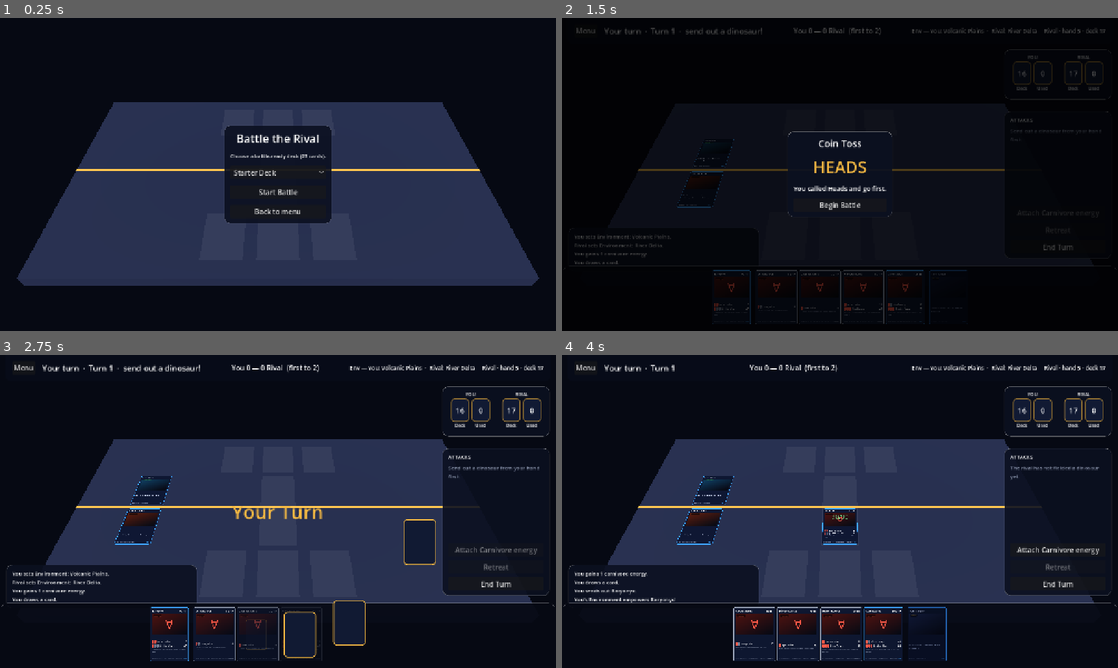
Above: before the commit, frames 1-4 (two rows, left to right).
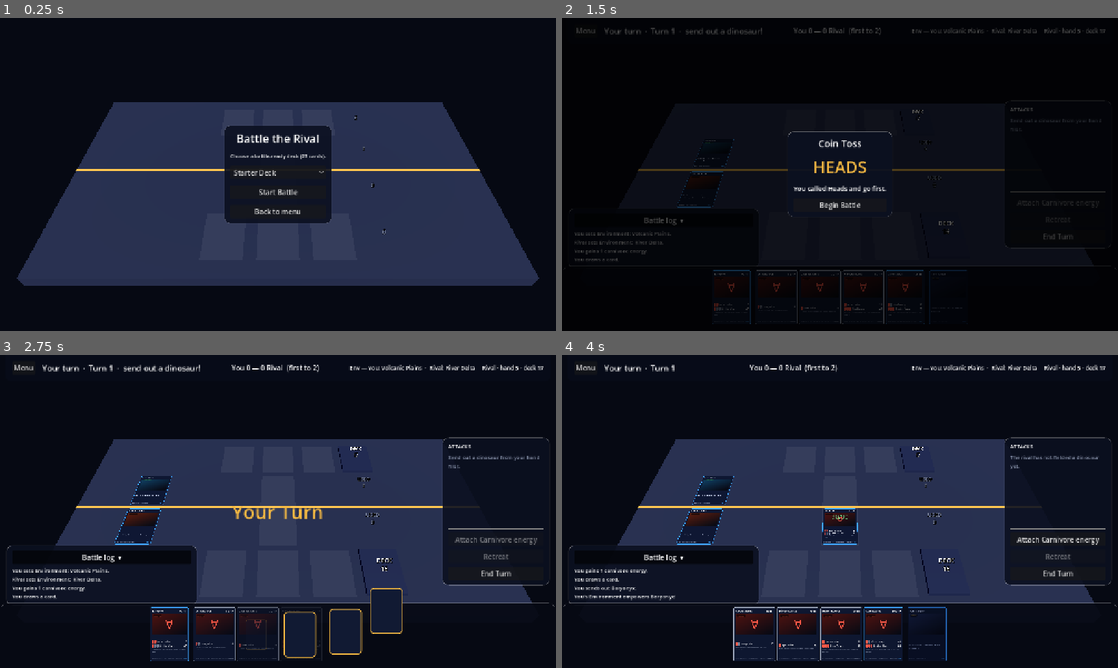
Above: after the commit, the same moments.

Repository: mjneverdie23-cell/tcg-game
Game: Godot game, scene res://scenes/battle/battle.tscn
The game is run twice, just before and just after one commit, with the same random seed, the same clock (stepped at 60 frames per second) and the same inputs. This scene is started directly instead of the project's main scene.
Inputs (mouse positions are in pixels of both pictures, inside the frame that each line leads up to):
- Up to frame 1 (0.25 s): no input
- Up to frame 2 (1.5 s): click "Start Battle" at 0.5 s; click (662, 221) at 1.25 s, where only the run after the commit has a clickable "Battle log ▾"
- Up to frame 3 (2.75 s): click "Begin Battle" at 2 s
- Up to frame 4 (4 s): click "End Turn" at 2.75 s; click (728, 633) at 3.52 s

The runs differ from the first frame. In frame 1, less than 0.1% of the frame differs, in the area x 63-70%, y 31-70%; in frame 2, 1.2%; in frame 3, 7.6%, in the area x 1-99%, y 10-96%; in frame 4, 5.4%.

Commit message:
Put the piles on the table, clear stuck damage, make the log collapsible
Deck and used piles move out of the HUD corner and onto the battlefield, one
pair per side: a slab that grows with the cards in it and a floating count,
standing to the right of each player's rows. Clicking your own used pile
opens every card you have spent this battle; the rival's pile is not
pickable, since its contents are not yours to read.

Their position was solved rather than eyeballed. Projecting the pile bounds
against the action panel and hand dock in a running battle, x = 2.40 is the
furthest right they fit while still clearing the panel at 4:3, where the
narrower horizontal FOV throws the table's edges outward — 2.55 and beyond
slide the player's deck underneath it. Verified clear at 1280x720 and
1280x960, with 23-30 px between the bench and the deck.

Damage numbers no longer stick to the table after a knockout. show_damage()
re-parents the number so it outlives the card, but built its tween on the
card — and a card-bound tween dies with the card, so the fade-and-free never
ran and the last hit's number stayed on screen for the rest of the match.
The tween now belongs to the number itself.

The battle log gains a header button that rolls it up and down; the panel is
anchored to the bottom, so only its top edge moves and the button stays put.

Co-Authored-By: Claude Opus 5 <noreply@anthropic.com>
Claude-Session: https://claude.ai/code/session_017Hf6pSpxwJY3Yv9KAXDSxV

Diff:
--- a/godot/scenes/battle/battle.gd
+++ b/godot/scenes/battle/battle.gd
@@ -22,6 +22,17 @@
 ## Ghosts drawn for a single multi-card rival draw; more than this reads as
 ## noise rather than information.
 const MAX_DRAW_GHOSTS := 3
+## Where the deck and used piles stand. Solved against the projected pile
+## bounds rather than eyeballed: it is the furthest right they can sit while
+## still clearing the action panel at 4:3, where the narrower horizontal FOV
+## throws the table's edges outward. Also clears the widest bench slot.
+const PILE_X := 2.40
+## Thumbnail scale in the used-cards viewer.
+const USED_CARD_SCALE := 0.34
+## LogPanel offset_top when the log is open and when it is rolled up. The
+## panel is anchored to the bottom, so only its top edge moves.
+const LOG_OPEN_TOP := -282.0
+const LOG_SHUT_TOP := -215.0
 
 var _engine: BattleEngine = null
 var _ai := BattleAI.new()
@@ -46,6 +57,8 @@
 var _env_nodes: Array = [null, null]  # per-player environment Card3D
 ## Deck sizes at the previous refresh, per side — a shrink means a draw.
 var _previous_deck_sizes := PackedInt32Array([0, 0])
+## "deck0" / "used0" / "deck1" / "used1" -> CardPile3D on the table.
+var _pile_nodes: Dictionary = {}
 @onready var _board: Node3D = $Board
 @onready var _camera: Camera3D = $Camera3D
 
@@ -56,6 +69,7 @@
 	get_viewport().physics_object_picking = true
 	_base_fov = $Camera3D.fov
 	_build_slot_markers()
+	_build_piles()
 	%BackButton.pressed.connect(SceneRouter.back)
 	%SetupBackButton.pressed.connect(SceneRouter.back)
 	%StartButton.pressed.connect(_on_start_pressed)
@@ -65,6 +79,9 @@
 	%TargetCancel.pressed.connect(func() -> void: %TargetPopup.visible = false)
 	%CoinButton.pressed.connect(_on_coin_dismissed)
 	%ReturnButton.pressed.connect(SceneRouter.back)
+	%LogToggle.toggled.connect(_on_log_toggled)
+	%UsedClose.pressed.connect(func() -> void: %UsedPanel.visible = false)
+	_on_log_toggled(true)
 	_populate_deck_choices()
 
 
@@ -139,6 +156,21 @@
 	_log_lines.append(text)
 	if _log_lines.size() > 40:
 		_log_lines.remove_at(0)
+
+
+## Rolls the battle log up into its own header. The panel is anchored to the
+## bottom of the screen, so collapsing it means moving its top edge down —
+## the header button stays put and stays clickable either way.
+func _on_log_toggled(open: bool) -> void:
+	%LogLabel.visible = open
+	%LogToggle.text = "Battle log  ▾" if open else "Battle log  ▸"
+	var top := LOG_OPEN_TOP if open else LOG_SHUT_TOP
+	if Settings.reduced_motion:
+		%LogPanel.offset_top = top
+		return
+	var tween := %LogPanel.create_tween()
+	tween.tween_property(%LogPanel, "offset_top", top, 0.18) \
+		.set_trans(Tween.TRANS_CUBIC).set_ease(Tween.EASE_OUT)
 
 
 # ── acting ────────────────────────────────────────────────────────────
@@ -265,7 +297,7 @@
 		_env_name(you), _env_name(rival)]
 
 	_sync_board()
-	_refresh_piles()
+	_sync_piles()
 	_fill_hand(your_turn)
 	_fill_attacks(your_turn)
 	%EndTurnButton.disabled = not your_turn
@@ -425,49 +457,76 @@
 
 
 # ── deck & used-card piles ────────────────────────────────────────────
-# The piles live in the HUD rather than on the 3D table on purpose: the
-# table's right-hand edge projects underneath the action panel at narrow
-# aspect ratios, and the piles double as fixed screen anchors for the draw
-# and discard flights below.
-
-
-func _refresh_piles() -> void:
+# Both piles sit on the table beside their owner's rows, the way they would
+# in a real game: a slab that grows with the cards in it and a floating
+# count. Only your own used pile is clickable — the rival's discard is
+# public information in most card games, but showing it here would clutter
+# the board without giving the player anything to act on.
+
+
+## Builds the four piles once. `_pile_nodes` is keyed "deck0" / "used1" etc.
+func _build_piles() -> void:
+	for side in range(2):
+		for kind: String in ["deck", "used"]:
+			var pile := CardPile3D.new()
+			$Board.add_child(pile)
+			pile.transform = _pile_transform(side, kind == "deck")
+			pile.setup(
+				"DECK" if kind == "deck" else "USED",
+				Color("16224a") if kind == "deck" else Color("3a1f2a"),
+				side == 0 and kind == "used")
+			if side == 0 and kind == "used":
+				pile.clicked.connect(_on_used_pile_clicked)
+			_pile_nodes["%s%d" % [kind, side]] = pile
+
+
+## Piles flank the rows on the right: the deck level with the bench, the
+## used pile level with the Active.
+func _pile_transform(side: int, is_deck: bool) -> Transform3D:
+	var forward := 1.0 if side == 0 else -1.0
+	var depth := 2.15 if is_deck else 0.7
+	return Transform3D(Basis.IDENTITY, Vector3(PILE_X, 0.155, depth * forward))
+
+
+func _sync_piles() -> void:
 	var you := _engine.players[0]
 	var rival := _engine.players[1]
-	_set_pile_count(%YourDeckCount, you.deck.size(), true)
-	_set_pile_count(%YourUsedCount, you.discard.size(), false)
-	_set_pile_count(%RivalDeckCount, rival.deck.size(), true)
-	_set_pile_count(%RivalUsedCount, rival.discard.size(), false)
-	%YourDeckPile.tooltip_text = "Your deck — %d card(s) left to draw." % you.deck.size()
-	%RivalDeckPile.tooltip_text = "Rival deck — %d card(s) left to draw." % rival.deck.size()
-	%YourUsedPile.tooltip_text = _used_tooltip("Your used cards", you.discard)
-	%RivalUsedPile.tooltip_text = _used_tooltip("Rival used cards", rival.discard)
+	(_pile_nodes["deck0"] as CardPile3D).set_count(you.deck.size())
+	(_pile_nodes["used0"] as CardPile3D).set_count(you.discard.size())
+	(_pile_nodes["deck1"] as CardPile3D).set_count(rival.deck.size())
+	(_pile_nodes["used1"] as CardPile3D).set_count(rival.discard.size())
 
 	# The player's own draws are animated card by card as they land in the
 	# hand dock (_deal_in); the rival's hand is hidden, so its draws are only
 	# visible as cards leaving its deck.
 	var rival_drawn := _previous_deck_sizes[1] - rival.deck.size()
 	for i in range(mini(rival_drawn, MAX_DRAW_GHOSTS)):
-		_fly_card(null, _center_of(%RivalDeckPile), _rival_hand_anchor(),
+		_fly_card(null, _screen_of(_pile_nodes["deck1"]), _rival_hand_anchor(),
 			DRAW_FLIGHT, i * 0.09)
 	_previous_deck_sizes[0] = you.deck.size()
 	_previous_deck_sizes[1] = rival.deck.size()
 
 
-## A deck running dry decides games, so the last few cards read as a warning.
-func _set_pile_count(label: Label, count: int, is_deck: bool) -> void:
-	label.text = str(count)
-	label.add_theme_color_override(
-		"font_color", Color("ff8a7a") if is_deck and count <= 3 else Color.WHITE)
-
-
-func _used_tooltip(title: String, discard: Array) -> String:
-	if discard.is_empty():
-		return "%s — empty." % title
-	var names := PackedStringArray()
-	for i in range(discard.size() - 1, maxi(-1, discard.size() - 7), -1):
-		names.append(GameData.get_card(discard[i]).display_name)
-	return "%s (%d), most recent first:\n%s" % [title, discard.size(), "\n".join(names)]
+func _on_used_pile_clicked(_pile: CardPile3D) -> void:
+	_show_used_cards()
+
+
+## Every card the player has used this battle, most recent first.
+func _show_used_cards() -> void:
+	for child in %UsedGrid.get_children():
+		child.queue_free()
+	var discard: Array = _engine.players[0].discard
+	%UsedTitle.text = "Used cards — %d" % discard.size()
+	for i in range(discard.size() - 1, -1, -1):
+		var holder := Control.new()
+		holder.mouse_filter = Control.MOUSE_FILTER_IGNORE
+		holder.custom_minimum_size = CardStyle.BASE_SIZE * USED_CARD_SCALE
+		var face: CardFace = CARD_FACE_SCENE.instantiate()
+		face.scale = Vector2(USED_CARD_SCALE, USED_CARD_SCALE)
+		holder.add_child(face)
+		face.show_card(GameData.get_card(discard[i]))
+		%UsedGrid.add_child(holder)
+	%UsedPanel.visible = true
 
 
 func _center_of(control: Control) -> Vector2:
@@ -499,8 +558,8 @@
 
 ## A card leaving the hand or the table lands on its owner's used pile.
 func _fly_to_used(card: CardData, from: Vector2, side: int) -> void:
-	var pile: Control = %YourUsedPile if side == 0 else %RivalUsedPile
-	_fly_card(card, from, _center_of(pile), DISCARD_FLIGHT, 0.0, _pile_thump.bind(pile))
+	var pile := _pile_nodes["used%d" % side] as CardPile3D
+	_fly_card(card, from, _screen_of(pile), DISCARD_FLIGHT, 0.0, _pile_thump.bind(pile))
 
 
 ## Small card ghost gliding across the HUD — the visual link between a zone
@@ -553,13 +612,13 @@
 
 
 ## Small bump on a pile as a card lands on it.
-func _pile_thump(pile: Control) -> void:
+func _pile_thump(pile: Node3D) -> void:
 	if Settings.reduced_motion or not is_instance_valid(pile):
 		return
-	pile.pivot_offset = pile.size * 0.5
 	var tween := pile.create_tween()
-	tween.tween_property(pile, "scale", Vector2(1.18, 1.18), 0.09)
-	tween.tween_property(pile, "scale", Vector2.ONE, 0.16)
+	tween.tween_property(pile, "scale", Vector3(1.0, 1.6, 1.0), 0.09)
+	tween.tween_property(pile, "scale", Vector3.ONE, 0.18) \
+		.set_trans(Tween.TRANS_BACK).set_ease(Tween.EASE_OUT)
 
 
 # ── 3D board presentation ─────────────────────────────────────────────
@@ -762,7 +821,6 @@
 		return
 	var panels := {
 		%TopBar: Vector2(0, -80),
-		%PilesPanel: Vector2(300, 0),
 		%ActionPanel: Vector2(300, 0),
 		%LogPanel: Vector2(-300, 0),
 		%HandDock: Vector2(0, 180),
@@ -823,4 +881,5 @@
 func _launch_draw_ghost(button: Control, delay: float) -> void:
 	if not is_instance_valid(button):
 		return
-	_fly_card(null, _center_of(%YourDeckPile), _center_of(button), DRAW_FLIGHT, delay)
+	_fly_card(null, _screen_of(_pile_nodes["deck0"]), _center_of(button),
+		DRAW_FLIGHT, delay)
--- a/godot/scenes/battle/battle.tscn
+++ b/godot/scenes/battle/battle.tscn
@@ -1,6 +1,7 @@
-[gd_scene load_steps=11 format=3]
+[gd_scene load_steps=10 format=3]
 
 [ext_resource type="Script" path="res://scenes/battle/battle.gd" id="1"]
+
 [ext_resource type="PackedScene" path="res://scenes/cards/card_viewer.tscn" id="2"]
 
 [sub_resource type="Environment" id="Environment_night"]
@@ -50,18 +51,6 @@
 content_margin_top = 12.0
 content_margin_bottom = 12.0
 
-[sub_resource type="StyleBoxFlat" id="StyleBox_pile"]
-bg_color = Color(0.067, 0.102, 0.2, 1)
-border_width_left = 2
-border_width_top = 2
-border_width_right = 2
-border_width_bottom = 2
-border_color = Color(0.961, 0.725, 0.259, 0.55)
-corner_radius_top_left = 8
-corner_radius_top_right = 8
-corner_radius_bottom_left = 8
-corner_radius_bottom_right = 8
-
 [sub_resource type="StyleBoxFlat" id="StyleBox_dock"]
 bg_color = Color(0.024, 0.035, 0.075, 0.92)
 border_width_top = 1
@@ -174,151 +163,6 @@
 text = "Rival · hand 6 · deck 12"
 horizontal_alignment = 2
 
-[node name="PilesPanel" type="PanelContainer" parent="UI/Root/HUD"]
-unique_name_in_owner = true
-layout_mode = 1
-anchors_preset = 1
-anchor_left = 1.0
-anchor_right = 1.0
-offset_left = -262.0
-offset_top = 72.0
-offset_right = -14.0
-offset_bottom = 188.0
-grow_horizontal = 0
-theme_override_styles/panel = SubResource("StyleBox_panel")
-
-[node name="PileRow" type="HBoxContainer" parent="UI/Root/HUD/PilesPanel"]
-layout_mode = 2
-theme_override_constants/separation = 12
-alignment = 1
-
-[node name="YouGroup" type="VBoxContainer" parent="UI/Root/HUD/PilesPanel/PileRow"]
-layout_mode = 2
-theme_override_constants/separation = 2
-
-[node name="YouTag" type="Label" parent="UI/Root/HUD/PilesPanel/PileRow/YouGroup"]
-layout_mode = 2
-theme_override_font_sizes/font_size = 10
-text = "YOU"
-horizontal_alignment = 1
-
-[node name="YouPiles" type="HBoxContainer" parent="UI/Root/HUD/PilesPanel/PileRow/YouGroup"]
-layout_mode = 2
-theme_override_constants/separation = 6
-
-[node name="YourDeckSlot" type="VBoxContainer" parent="UI/Root/HUD/PilesPanel/PileRow/YouGroup/YouPiles"]
-layout_mode = 2
-theme_override_constants/separation = 1
-
-[node name="YourDeckPile" type="PanelContainer" parent="UI/Root/HUD/PilesPanel/PileRow/YouGroup/YouPiles/YourDeckSlot"]
-unique_name_in_owner = true
-custom_minimum_size = Vector2(42, 54)
-layout_mode = 2
-theme_override_styles/panel = SubResource("StyleBox_pile")
-
-[node name="YourDeckCount" type="Label" parent="UI/Root/HUD/PilesPanel/PileRow/YouGroup/YouPiles/YourDeckSlot/YourDeckPile"]
-unique_name_in_owner = true
-layout_mode = 2
-theme_override_font_sizes/font_size = 17
-text = "23"
-horizontal_alignment = 1
-vertical_alignment = 1
-
-[node name="YourDeckTag" type="Label" parent="UI/Root/HUD/PilesPanel/PileRow/YouGroup/YouPiles/YourDeckSlot"]
-layout_mode = 2
-theme_override_font_sizes/font_size = 10
-text = "Deck"
-horizontal_alignment = 1
-
-[node name="YourUsedSlot" type="VBoxContainer" parent="UI/Root/HUD/PilesPanel/PileRow/YouGroup/YouPiles"]
-layout_mode = 2
-theme_override_constants/separation = 1
-
-[node name="YourUsedPile" type="PanelContainer" parent="UI/Root/HUD/PilesPanel/PileRow/YouGroup/YouPiles/YourUsedSlot"]
-unique_name_in_owner = true
-custom_minimum_size = Vector2(42, 54)
-layout_mode = 2
-theme_override_styles/panel = SubResource("StyleBox_pile")
-
-[node name="YourUsedCount" type="Label" parent="UI/Root/HUD/PilesPanel/PileRow/YouGroup/YouPiles/YourUsedSlot/YourUsedPile"]
-unique_name_in_owner = true
-layout_mode = 2
-theme_override_font_sizes/font_size = 17
-text = "0"
-horizontal_alignment = 1
-vertical_alignment = 1
-
-[node name="YourUsedTag" type="Label" parent="UI/Root/HUD/PilesPanel/PileRow/YouGroup/YouPiles/YourUsedSlot"]
-layout_mode = 2
-theme_override_font_sizes/font_size = 10
-text = "Used"
-horizontal_alignment = 1
-
-[node name="PileDivider" type="VSeparator" parent="UI/Root/HUD/PilesPanel/PileRow"]
-layout_mode = 2
-
-[node name="RivalGroup" type="VBoxContainer" parent="UI/Root/HUD/PilesPanel/PileRow"]
-layout_mode = 2
-theme_override_constants/separation = 2
-
-[node name="RivalTag" type="Label" parent="UI/Root/HUD/PilesPanel/PileRow/RivalGroup"]
-layout_mode = 2
-theme_override_font_sizes/font_size = 10
-text = "RIVAL"
-horizontal_alignment = 1
-
-[node name="RivalPiles" type="HBoxContainer" parent="UI/Root/HUD/PilesPanel/PileRow/RivalGroup"]
-layout_mode = 2
-theme_override_constants/separation = 6
-
-[node name="RivalDeckSlot" type="VBoxContainer" parent="UI/Root/HUD/PilesPanel/PileRow/RivalGroup/RivalPiles"]
-layout_mode = 2
-theme_override_constants/separation = 1
-
-[node name="RivalDeckPile" type="PanelContainer" parent="UI/Root/HUD/PilesPanel/PileRow/RivalGroup/RivalPiles/RivalDeckSlot"]
-unique_name_in_owner = true
-custom_minimum_size = Vector2(42, 54)
-layout_mode = 2
-theme_override_styles/panel = SubResource("StyleBox_pile")
-
-[node name="RivalDeckCount" type="Label" parent="UI/Root/HUD/PilesPanel/PileRow/RivalGroup/RivalPiles/RivalDeckSlot/RivalDeckPile"]
-unique_name_in_owner = true
-layout_mode = 2
-theme_override_font_sizes/font_size = 17
-text = "23"
-horizontal_alignment = 1
-vertical_alignment = 1
-
-[node name="RivalDeckTag" type="Label" parent="UI/Root/HUD/PilesPanel/PileRow/RivalGroup/RivalPiles/RivalDeckSlot"]
-layout_mode = 2
-theme_override_font_sizes/font_size = 10
-text = "Deck"
-horizontal_alignment = 1
-
-[node name="RivalUsedSlot" type="VBoxContainer" parent="UI/Root/HUD/PilesPanel/PileRow/RivalGroup/RivalPiles"]
-layout_mode = 2
-theme_override_constants/separation = 1
-
-[node name="RivalUsedPile" type="PanelContainer" parent="UI/Root/HUD/PilesPanel/PileRow/RivalGroup/RivalPiles/RivalUsedSlot"]
-unique_name_in_owner = true
-custom_minimum_size = Vector2(42, 54)
-layout_mode = 2
-theme_override_styles/panel = SubResource("StyleBox_pile")
-
-[node name="RivalUsedCount" type="Label" parent="UI/Root/HUD/PilesPanel/PileRow/RivalGroup/RivalPiles/RivalUsedSlot/RivalUsedPile"]
-unique_name_in_owner = true
-layout_mode = 2
-theme_override_font_sizes/font_size = 17
-text = "0"
-horizontal_alignment = 1
-vertical_alignment = 1
-
-[node name="RivalUsedTag" type="Label" parent="UI/Root/HUD/PilesPanel/PileRow/RivalGroup/RivalPiles/RivalUsedSlot"]
-layout_mode = 2
-theme_override_font_sizes/font_size = 10
-text = "Used"
-horizontal_alignment = 1
-
 [node name="ActionPanel" type="PanelContainer" parent="UI/Root/HUD"]
 unique_name_in_owner = true
 layout_mode = 1
@@ -328,9 +172,9 @@
 anchor_right = 1.0
 anchor_bottom = 0.5
 offset_left = -262.0
-offset_top = -146.0
+offset_top = -170.0
 offset_right = -14.0
-offset_bottom = 194.0
+offset_bottom = 170.0
 grow_horizontal = 0
 grow_vertical = 2
 theme_override_styles/panel = SubResource("StyleBox_panel")
@@ -380,15 +224,27 @@
 anchor_top = 1.0
 anchor_bottom = 1.0
 offset_left = 14.0
-offset_top = -238.0
+offset_top = -282.0
 offset_right = 454.0
 offset_bottom = -160.0
 grow_vertical = 0
 theme_override_styles/panel = SubResource("StyleBox_panel")
 
-[node name="LogLabel" type="Label" parent="UI/Root/HUD/LogPanel"]
-unique_name_in_owner = true
-layout_mode = 2
+[node name="LogColumn" type="VBoxContainer" parent="UI/Root/HUD/LogPanel"]
+layout_mode = 2
+theme_override_constants/separation = 6
+
+[node name="LogToggle" type="Button" parent="UI/Root/HUD/LogPanel/LogColumn"]
+unique_name_in_owner = true
+layout_mode = 2
+toggle_mode = true
+button_pressed = true
+text = "Battle log"
+
+[node name="LogLabel" type="Label" parent="UI/Root/HUD/LogPanel/LogColumn"]
+unique_name_in_owner = true
+layout_mode = 2
+size_flags_vertical = 3
 theme_override_font_sizes/font_size = 12
 horizontal_alignment = 0
 vertical_alignment = 1
@@ -622,6 +478,67 @@
 layout_mode = 2
 text = "Back to menu"
 
+[node name="UsedPanel" type="Control" parent="UI/Root"]
+unique_name_in_owner = true
+visible = false
+layout_mode = 1
+anchors_preset = 15
+anchor_right = 1.0
+anchor_bottom = 1.0
+grow_horizontal = 2
+grow_vertical = 2
+
+[node name="UsedBackdrop" type="ColorRect" parent="UI/Root/UsedPanel"]
+layout_mode = 1
+anchors_preset = 15
+anchor_right = 1.0
+anchor_bottom = 1.0
+grow_horizontal = 2
+grow_vertical = 2
+color = Color(0, 0, 0, 0.72)
+
+[node name="UsedCenter" type="CenterContainer" parent="UI/Root/UsedPanel"]
+layout_mode = 1
+anchors_preset = 15
+anchor_right = 1.0
+anchor_bottom = 1.0
+grow_horizontal = 2
+grow_vertical = 2
+mouse_filter = 2
+
+[node name="UsedBox" type="PanelContainer" parent="UI/Root/UsedPanel/UsedCenter"]
+layout_mode = 2
+theme_override_styles/panel = SubResource("StyleBox_panel")
+
+[node name="UsedColumn" type="VBoxContainer" parent="UI/Root/UsedPanel/UsedCenter/UsedBox"]
+layout_mode = 2
+theme_override_constants/separation = 12
+
+[node name="UsedTitle" type="Label" parent="UI/Root/UsedPanel/UsedCenter/UsedBox/UsedColumn"]
+unique_name_in_owner = true
+layout_mode = 2
+theme_override_font_sizes/font_size = 22
+text = "Used cards"
+horizontal_alignment = 1
+
+[node name="UsedScroll" type="ScrollContainer" parent="UI/Root/UsedPanel/UsedCenter/UsedBox/UsedColumn"]
+custom_minimum_size = Vector2(780, 400)
+layout_mode = 2
+horizontal_scroll_mode = 0
+
+[node name="UsedGrid" type="GridContainer" parent="UI/Root/UsedPanel/UsedCenter/UsedBox/UsedColumn/UsedScroll"]
+unique_name_in_owner = true
+layout_mode = 2
+size_flags_horizontal = 3
+theme_override_constants/h_separation = 10
+theme_override_constants/v_separation = 10
+columns = 6
+
+[node name="UsedClose" type="Button" parent="UI/Root/UsedPanel/UsedCenter/UsedBox/UsedColumn"]
+unique_name_in_owner = true
+layout_mode = 2
+text = "Close"
+
 [node name="BattleViewer" parent="UI/Root" instance=ExtResource("2")]
 unique_name_in_owner = true
 layout_mode = 1
--- a/godot/scenes/cards/card_3d.gd
+++ b/godot/scenes/cards/card_3d.gd
@@ -125,14 +125,18 @@
 	var host: Node = get_parent() if get_parent() != null else self
 	host.add_child(popup)
 	popup.global_position = global_position + Vector3(0, 0.42, 0)
+	# Every tween below is bound to the popup, not to this card. A knockout
+	# frees the card while its number is still rising, and a card-bound tween
+	# dies with it — which left the last hit's damage stuck on the table
+	# forever, because the tween that was going to fade and free it was gone.
 	if Settings.reduced_motion:
 		# Still readable without motion: hold briefly, then clear.
-		var hold := create_tween()
+		var hold := popup.create_tween()
 		hold.tween_interval(0.8)
 		hold.tween_callback(popup.queue_free)
 		return
 	popup.scale = Vector3.ONE * 0.4
-	var tween := create_tween()
+	var tween := popup.create_tween()
 	tween.tween_property(popup, "scale", Vector3.ONE * 1.15, 0.16) \
 		.set_trans(Tween.TRANS_BACK).set_ease(Tween.EASE_OUT)
 	tween.tween_property(popup, "position", popup.position + Vector3(0, 0.75, 0), 0.65) \
--- /dev/null
+++ b/godot/scenes/cards/card_pile_3d.gd
@@ -0,0 +1,101 @@
+class_name CardPile3D
+extends Node3D
+## A deck or used-card pile as a physical stack on the table: a slab whose
+## height grows with the number of cards in it, a floating count, and an
+## optional click target.
+##
+## Deliberately not built from Card3D nodes — a pile only ever shows its
+## depth and its size, so one box beats twenty SubViewports.
+
+signal clicked(pile: CardPile3D)
+
+const WIDTH := Card3D.WIDTH
+const DEPTH := Card3D.HEIGHT
+## Thickness one card adds to the stack, and the floor under an empty pile.
+const CARD_THICKNESS := 0.005
+const EMPTY_HEIGHT := 0.012
+## A full deck would otherwise stand taller than the dinosaurs beside it.
+const MAX_HEIGHT := 0.16
+
+var count: int = 0
+var pile_name: String = ""
+
+var _slab: MeshInstance3D
+var _box: BoxMesh
+var _label: Label3D
+var _area: Area3D
+var _material: StandardMaterial3D
+## setup() may run before _ready(); these hold its arguments until _build().
+var _tint := Color("111a33")
+var _clickable := false
+
+
+func _ready() -> void:
+	_build()
+	_apply_count()
+
+
+## `tint` colours the slab (deck backs vs discarded cards); `clickable` adds
+## the picking area that emits `clicked`.
+func setup(new_name: String, tint: Color, clickable: bool) -> void:
+	pile_name = new_name
+	_tint = tint
+	_clickable = clickable
+	if _material != null:
+		_material.albedo_color = tint
+	if _area != null:
+		_area.input_ray_pickable = clickable
+
+
+func set_count(new_count: int) -> void:
+	count = new_count
+	if is_inside_tree():
+		_apply_count()
+
+
+func _build() -> void:
+	_box = BoxMesh.new()
+	_box.size = Vector3(WIDTH, EMPTY_HEIGHT, DEPTH)
+	_material = StandardMaterial3D.new()
+	_material.albedo_color = _tint
+	_material.roughness = 0.7
+	_slab = MeshInstance3D.new()
+	_slab.mesh = _box
+	_slab.material_override = _material
+	add_child(_slab)
+
+	_label = Label3D.new()
+	_label.billboard = BaseMaterial3D.BILLBOARD_ENABLED
+	_label.font_size = 34
+	_label.pixel_size = 0.004
+	_label.outline_size = 10
+	_label.no_depth_test = true
+	_label.position = Vector3(0, 0.3, 0)
+	add_child(_label)
+
+	_area = Area3D.new()
+	var shape := CollisionShape3D.new()
+	var box := BoxShape3D.new()
+	box.size = Vector3(WIDTH, 0.24, DEPTH)
+	shape.shape = box
+	shape.position.y = 0.12
+	_area.add_child(shape)
+	_area.input_ray_pickable = _clickable
+	_area.input_event.connect(_on_area_input)
+	add_child(_area)
+
+
+func _apply_count() -> void:
+	var height := maxf(EMPTY_HEIGHT, minf(MAX_HEIGHT, count * CARD_THICKNESS))
+	_box.size = Vector3(WIDTH, height, DEPTH)
+	_slab.position.y = height * 0.5
+	_slab.visible = count > 0
+	_label.text = "%s\n%d" % [pile_name, count]
+	_label.modulate = Color.WHITE if count > 0 else Color("6f7891")
+
+
+func _on_area_input(
+		_camera: Node, event: InputEvent, _pos: Vector3, _normal: Vector3, _shape: int) -> void:
+	if event is InputEventMouseButton and event.pressed \
+			and event.button_index == MOUSE_BUTTON_LEFT:
+		clicked.emit(self)
